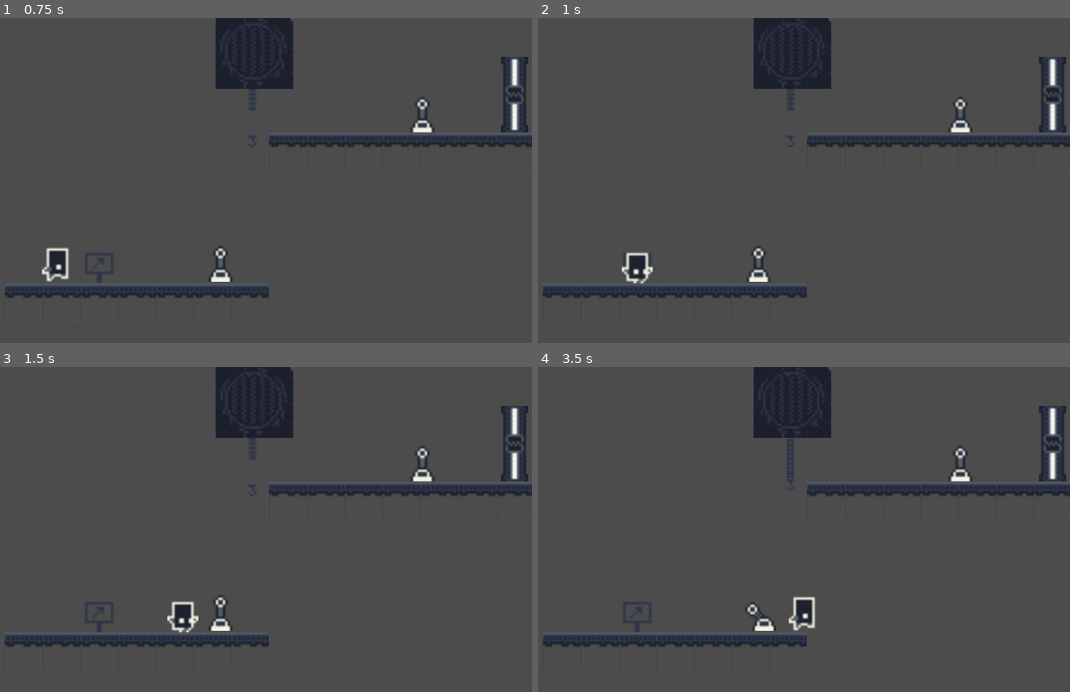
Above: before the commit, frames 1-4 (two rows, left to right).
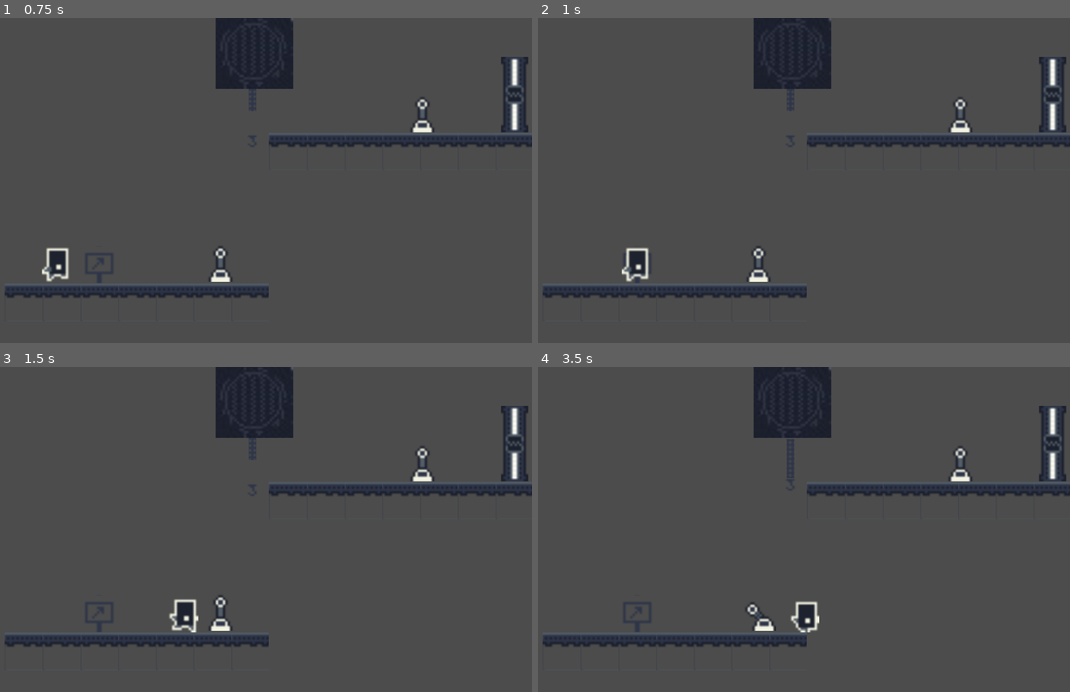
Above: after the commit, the same moments.

Repository: JuanG10/minion3
Game: Godot game, scene res://escenas/niveles/Tutorial_mecanicas_basicas.tscn
Two runs of this game, one before a commit and one after it. Both use one fixed random seed, a clock stepped at 60 frames per second and the inputs below. The project has no main scene, so this scene is started directly.
Inputs:
- Up to frame 1 (0.75 s): hold Right (ui_right) from 0.53 s (still down); tap X (bajar_cadena) at 0.6 s
- Up to frame 2 (1 s): keep holding Right (ui_right); tap Up (ui_up) at 0.77 s; tap Z (subir_cadena) at 0.8 s
- Up to frame 3 (1.5 s): keep holding Right (ui_right); tap Up (ui_up) at 1.07 s; tap Z (subir_cadena) at 1.35 s
- Up to frame 4 (3.5 s): tap Up (ui_up) at 1.52, 1.55, 1.82, 3.02, 3.32 s; release Right (ui_right) at 2.03 s; hold Left (ui_left) 2.03-2.78 s; hold Up (ui_up) 2.03-2.78 s; tap X (bajar_cadena) at 2.3 s; hold Right (ui_right) from 2.78 s (still down); tap V (abrir_puerta) at 2.85 s; tap Z (subir_cadena) at 3.05 s

Frame 1 is identical in both runs. In frame 2, 0.3% of the frame differs, in the area x 15-22%, y 70-82%; in frame 3, 0.4%; in frame 4, 0.4%, in the area x 47-53%, y 70-82%.

Commit message:
algunosComentariosYMiniRefactorCodigo

Diff:
--- a/scripts/jugador.gd
+++ b/scripts/jugador.gd
@@ -14,28 +14,31 @@
 	get_input()
 	move_and_slide(velocity)
 
-func get_input():
+func get_input(): # Obtiene el input para moverse.
 	velocity = Vector2()
 	if !is_on_floor() && !can_climb:
 		velocity.y += 1
 	if Input.is_action_pressed('ui_right'):
-		velocity.x += 1
-		player_spr.play("movimiento_horizontal")
-		player_spr.flip_h = false
+		_move_left()
 	if Input.is_action_pressed('ui_left'):
-		velocity.x -= 1
-		player_spr.play("movimiento_horizontal")
-		player_spr.flip_h = true
+		_move_right()
 	if _input_release():
 		player_spr.play("idle")
 	velocity = velocity.normalized() * speed
 
-func _input_release():
-	return Input.is_action_just_released("ui_right") or Input.is_action_just_released("ui_left")
+func _input_release(): # Chequea si se sueltan teclas direccionales.
+	return Input.is_action_just_released("ui_right") or Input.is_action_just_released("ui_left") or Input.is_action_just_released("ui_up")
 
-func _input_up():
-	return Input.is_action_pressed("ui_up") && can_climb
+func _move_left():
+	velocity.x += 1
+	player_spr.play("movimiento_horizontal")
+	player_spr.flip_h = false
+
+func _move_right():
+	velocity.x -= 1
+	player_spr.play("movimiento_horizontal")
+	player_spr.flip_h = true
 
 func can_climb_up(cadena_pos):
-	if _input_up():
+	if Input.is_action_pressed("ui_up") && can_climb:
 		position.y -= 1
